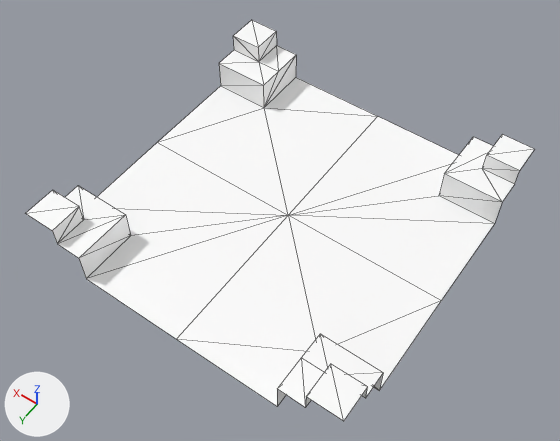
Renders of the glTF model assets/synty/simple_fantasy/models/SF_Bld_Elven_Stream_Intersection_01.glb from each side of a commit.
Rendered twice from a camera (50 mm lens) standing at (-0.0238, 0.0346, 0.0529) and looking at (-0.0003, 0.0016, 0.0012). The axes (+X, +Y, +Z) are drawn at lower left. The lights are the same throughout. Mesh edges are drawn as thin lines.

Names of what the first picture shows: 'SF_Env_Elven_Stream_Intersection_01'.
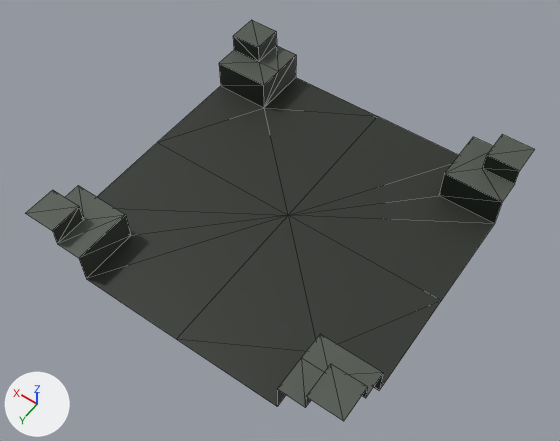
The change, as a list of edits to the scene's bpy script:
```text
Add img_undead_footman_01:
    img_undead_footman_01 = load_image('Undead_Footman_01', '_unpacked/Undead_Footman_01', 512, 512, 'sRGB')
Change mat_lambert1:
    remove mat_lambert1.base_color = (1.0, 1.0, 1.0)  # white #ffffff
    add mat_lambert1.texture = img_undead_footman_01
```

Changed parts and their boxes (x1, y1, x2, y2) in the pictures (560 x 441 px):
'SF_Env_Elven_Stream_Intersection_01', surface changed (white to black): (26, 20, 534, 421) in both
